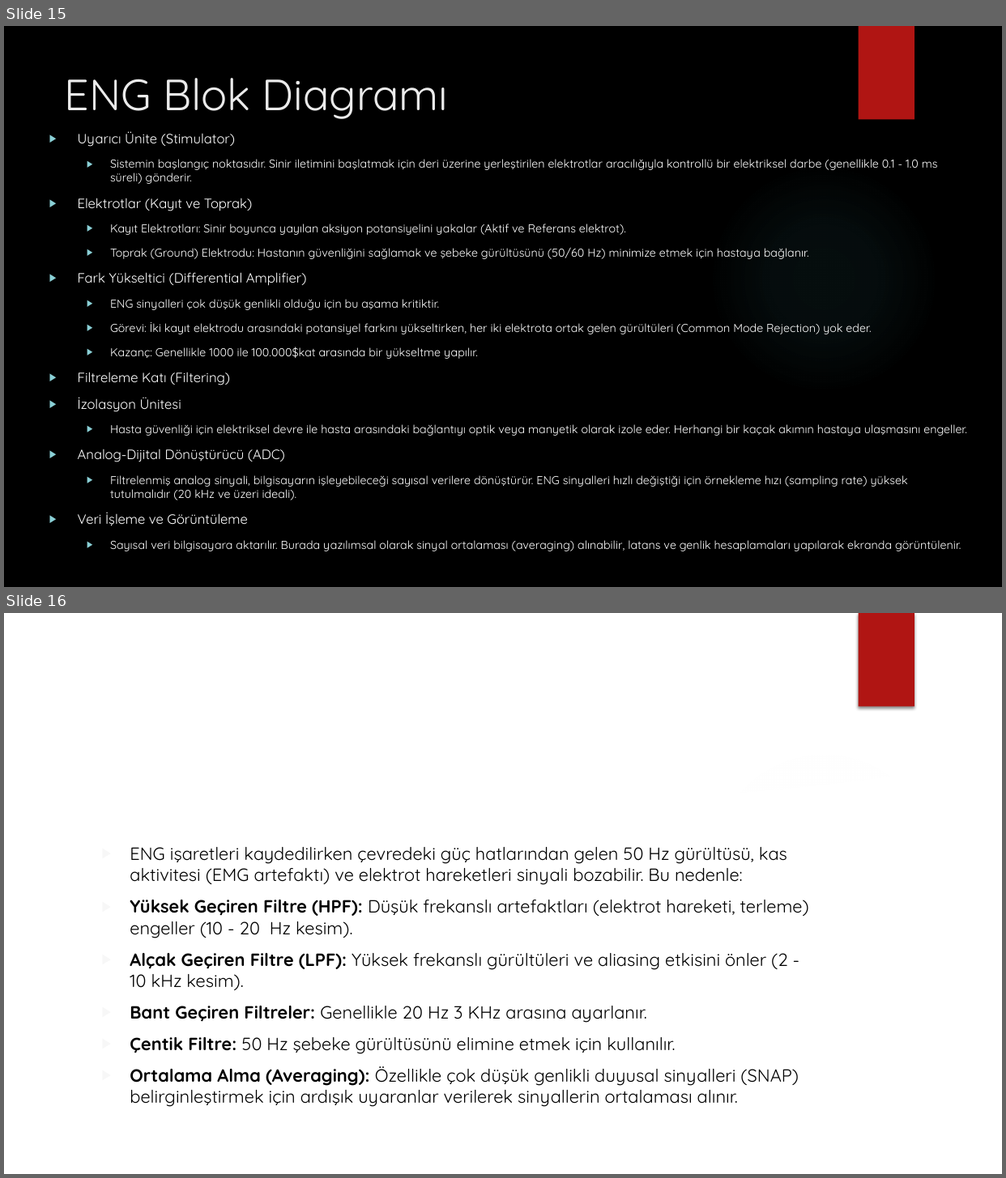
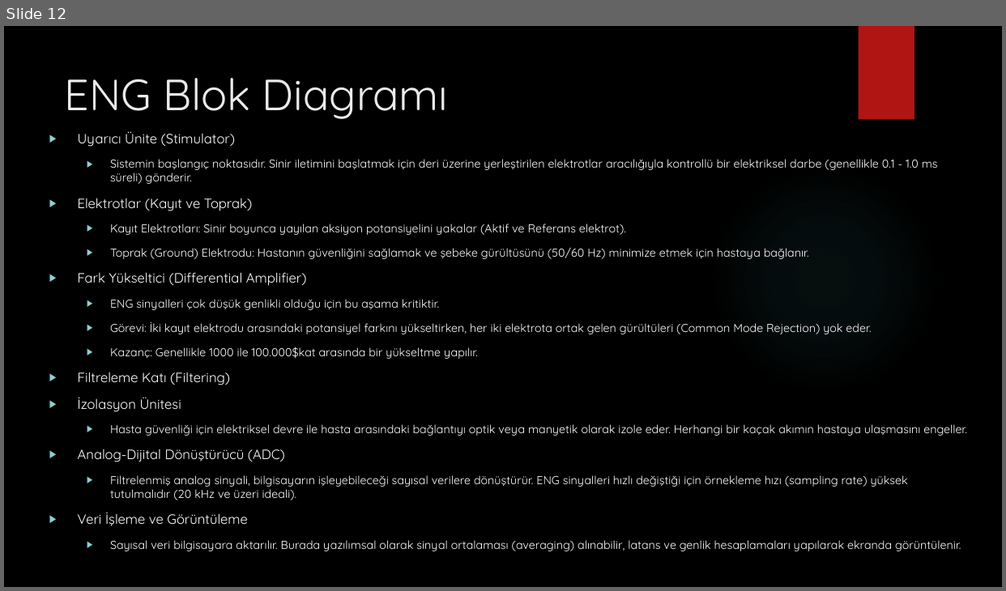
Before and after one commit to karakasmf/Introduction-to-BME, a slide deck: elektronörogram.pptx. Shown one above the other, each under a label of ours: slides 15 and 16 before the commit, slide 12 after it. The pictures are 1006x1178 and 1006x591 pixels, drawn with LibreOffice and Linux fonts; fonts in the diff are those of the drawing; background and template pictures are left out. Boxes give left, top, right and bottom in pixels: in the first picture for what was removed or moved away, otherwise in the second. Text is boxed around its words. In the diff, an @@ line names an element or a change of style, - is before the commit and + after.

```diff
--- a/elektronörogram.pptx
+++ b/elektronörogram.pptx
@@ slide 16 removed at [4, 613, 1002, 1174], background picture (left out) @@
@@ rectangle removed at [859, 613, 914, 707] @@
@@ title removed at [95, 650, 828, 765] @@
-Filtreleme
@@ freeform shape removed at [718, 733, 1002, 800] @@
@@ freeform shape removed at [4, 757, 1002, 1174] @@
@@ ellipse removed at [709, 750, 939, 981] @@
@@ text removed at [130, 847, 809, 1107] @@
-▶ ENG işaretleri kaydedilirken çevredeki güç hatlarından gelen 50 Hz gürültüsü, kas aktivitesi (EMG artefaktı) ve elektrot hareketleri sinyali bozabilir. Bu nedenle:
-▶ Yüksek Geçiren Filtre (HPF): Düşük frekanslı artefaktları (elektrot hareketi, terleme) engeller (10 - 20 Hz kesim).
-▶ Alçak Geçiren Filtre (LPF): Yüksek frekanslı gürültüleri ve aliasing etkisini önler (2 - 10 kHz kesim).
-▶ Bant Geçiren Filtreler: Genellikle 20 Hz 3 KHz arasına ayarlanır.
-▶ Çentik Filtre: 50 Hz şebeke gürültüsünü elimine etmek için kullanılır.
-▶ Ortalama Alma (Averaging): Özellikle çok düşük genlikli duyusal sinyalleri (SNAP) belirginleştirmek için ardışık uyaranlar verilerek sinyallerin ortalaması alınır.
@@ what was slide 15 is now slide 12 @@
```
Also in this commit, not shown: 14 slides added, 3 other slides removed, 1 other file.
